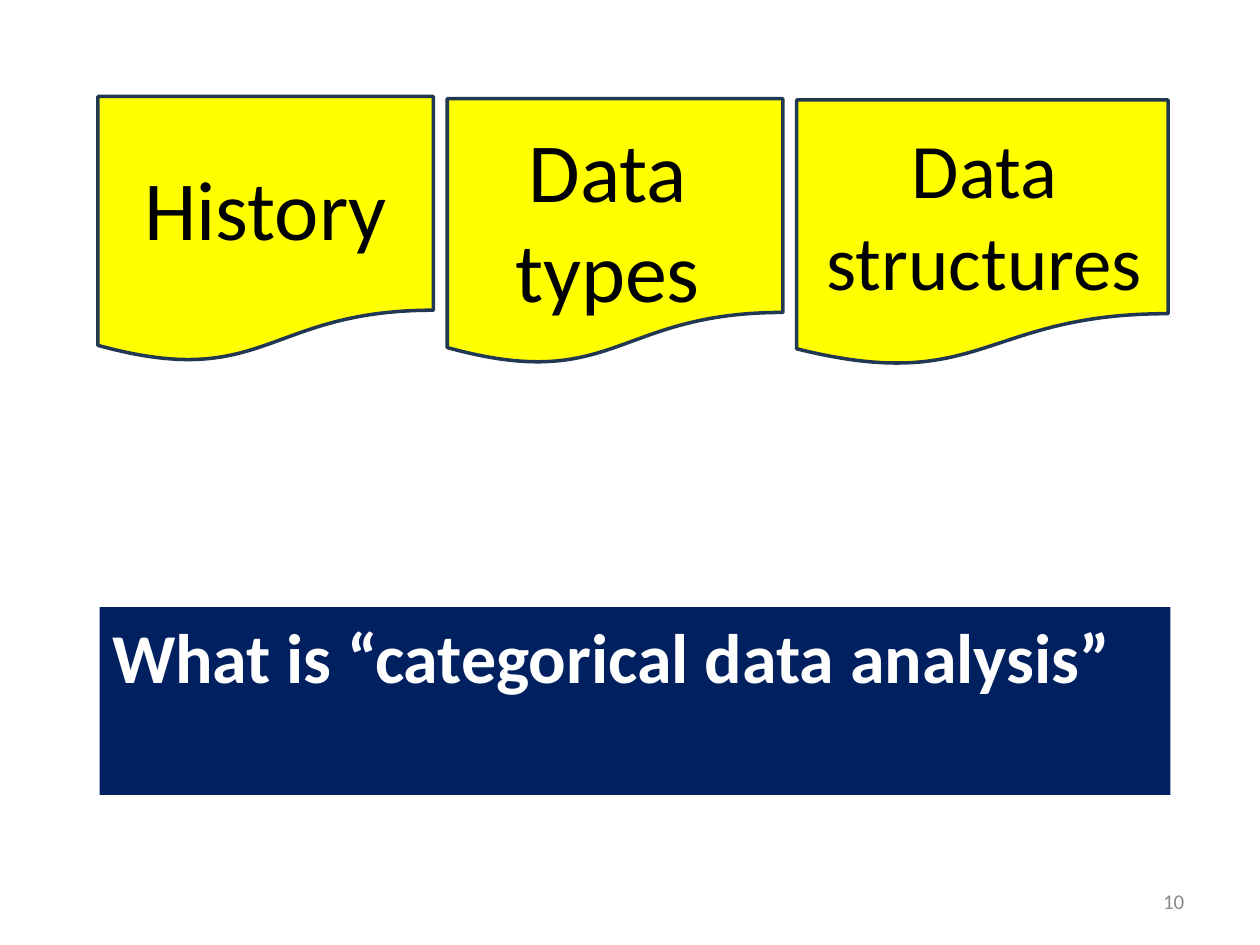
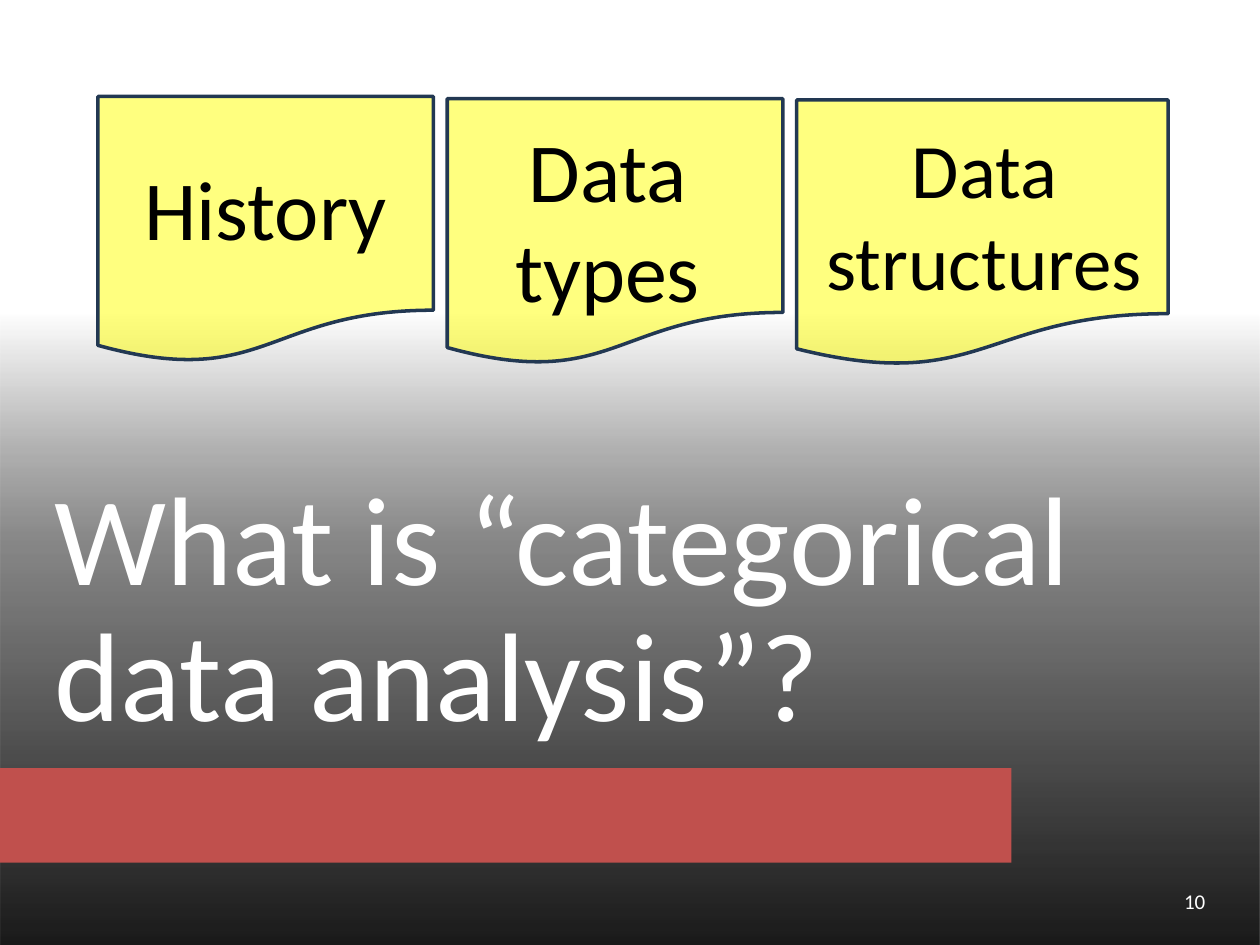
Before and after one commit to friendly/psy6136, a slide deck: slide 10 of docs/lectures/01-Overview.pptx. Drawn at 1260x945 pixels with LibreOffice and Linux fonts; fonts in the diff are those of the drawing; background and template pictures are left out. Boxes give left, top, right and bottom in pixels: in the first picture for what was removed or moved away, otherwise in the second. Text is boxed around its words. In the diff, an @@ line names an element or a change of style, - is before the commit and + after.

```diff
--- a/docs/lectures/01-Overview.pptx
+++ b/docs/lectures/01-Overview.pptx
@@ fill #FFFF00 to #FFFF00 at 50% opacity in 3 elements at (98,97,433,364), (447,98,782,365), (796,100,1168,367) @@
@@ rectangle added at (0,314,1260,945), fill gradient #000000 @@
@@ text "What is “categorical data analysis”?": place and size @@
-text "What is “categorical data analysis”?" at (100,607,1171,795)
+text "What is “categorical data analysis”?" at (54,494,1070,741)
@@ text "What is “categorical data analysis”?" at (54,494,1070,741): vertical alignment top to bottom; fill #002060 to none @@
@@ text at (54,494,1070,741): text changed; size 40 to 72 pt; bold off @@
-What is “categorical data analysis”
+What is “categorical data analysis”?
@@ rounded rectangle added at (0,769,1012,863), fill #C0504D @@
@@ page number: place and size @@
-page number at (1163,895,1184,909)
+page number at (1184,895,1205,909)
@@ page number at (1184,895,1205,909): text colour #8C8C8C to #FFFFFF; more space between paragraphs @@
```
Also in this commit, not shown: 22 other slides changed, 2 slides added, 16 other files.
